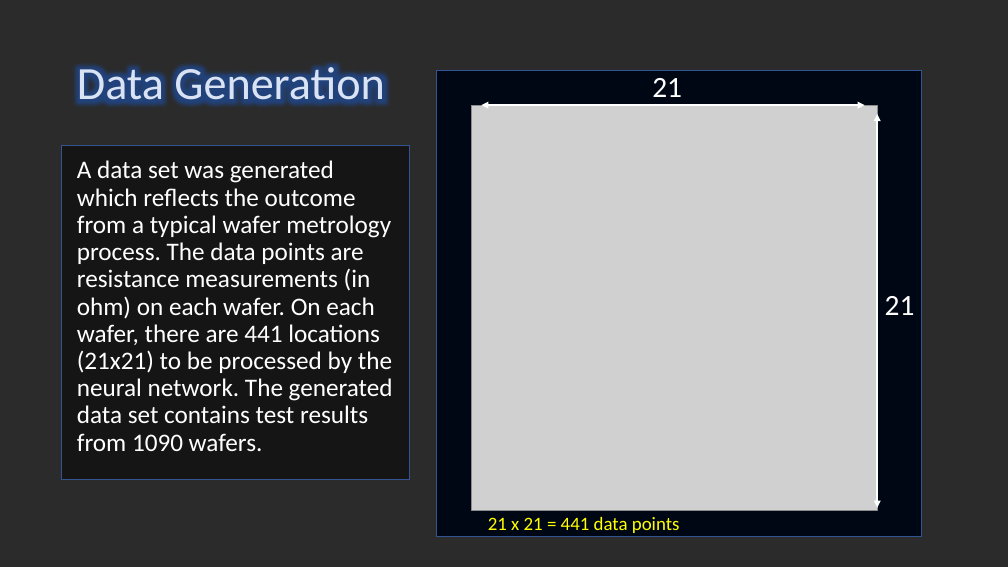
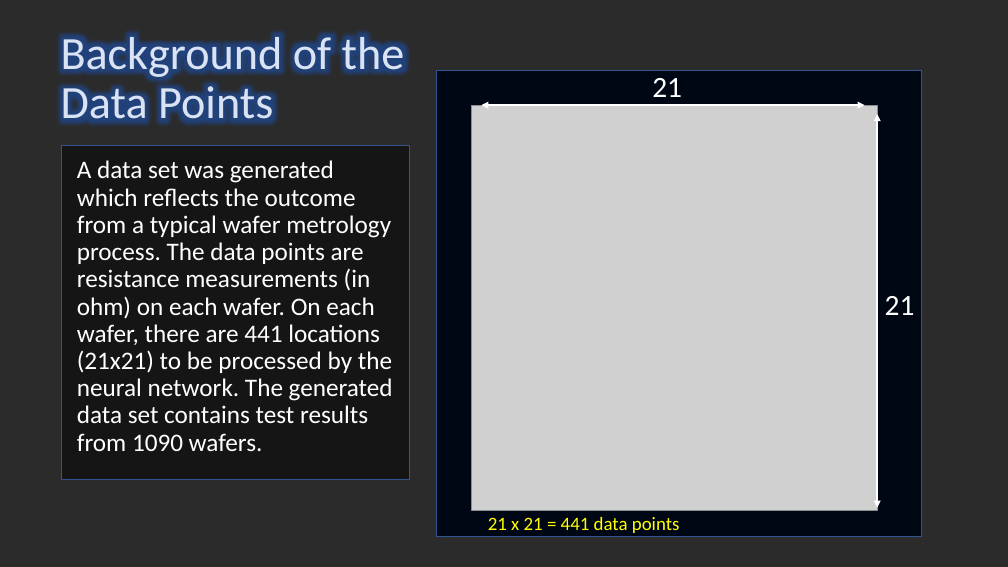
Before and after one commit to optimusium/PSUPR2, a slide deck: slide 14 of CA2 Identifying Wafer Failures with Deep Learning2_26Sep19.pptx (slide 13 before the commit). Drawn at 1008x567 pixels with LibreOffice and Linux fonts; fonts in the diff are those of the drawing; grey boxes stand for pictures; background and template pictures are left out; a plain dark background stands for a picture behind light text. Boxes give left, top, right and bottom in pixels: in the first picture for what was removed or moved away, otherwise in the second. Text is boxed around its words. In the diff, an @@ line names an element or a change of style, - is before the commit and + after.

```diff
--- a/CA2 Identifying Wafer Failures with Deep Learning2_26Sep19.pptx
+++ b/CA2 Identifying Wafer Failures with Deep Learning2_26Sep19.pptx
@@ title at (x1=61, y1=30, x2=405, y2=130): text changed @@
-Data Generation
+Background of the Data Points
```
Also in this commit, not shown: 17 other slides changed, 2 slides added, 3 slides removed, 4 other files.
